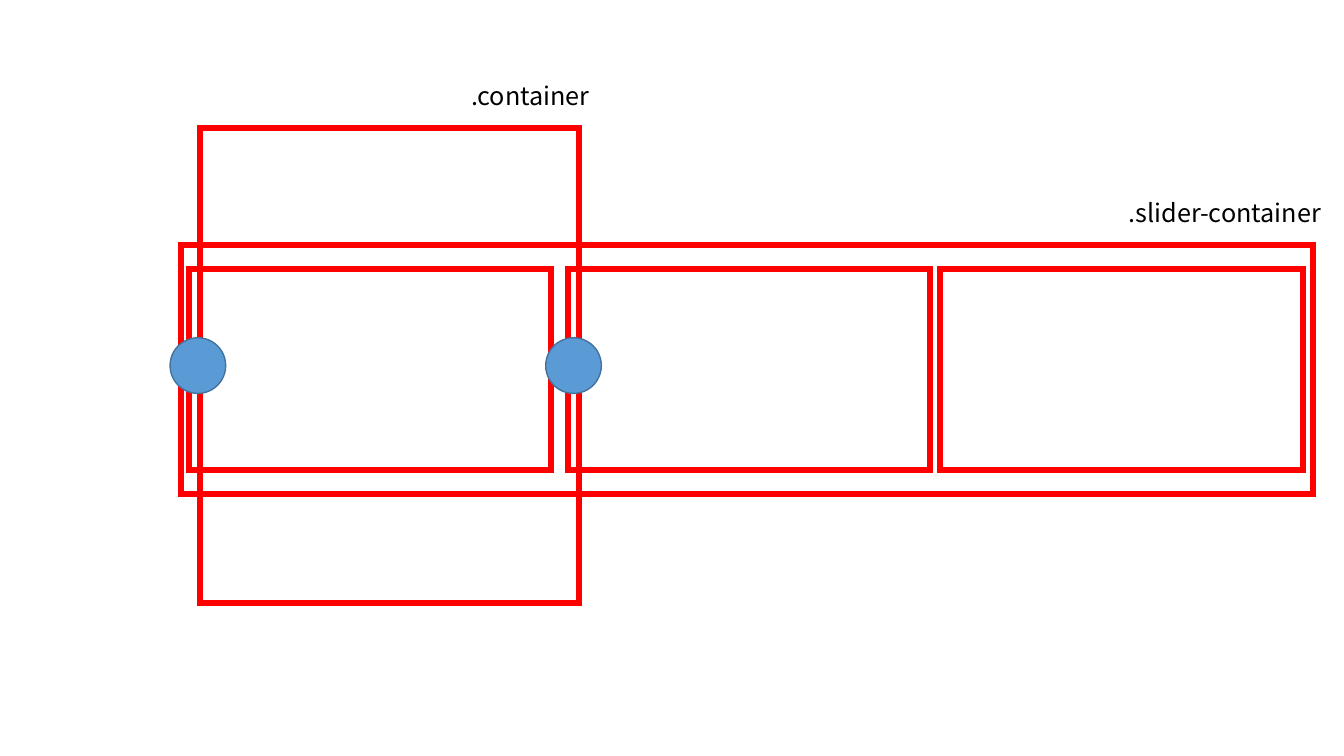
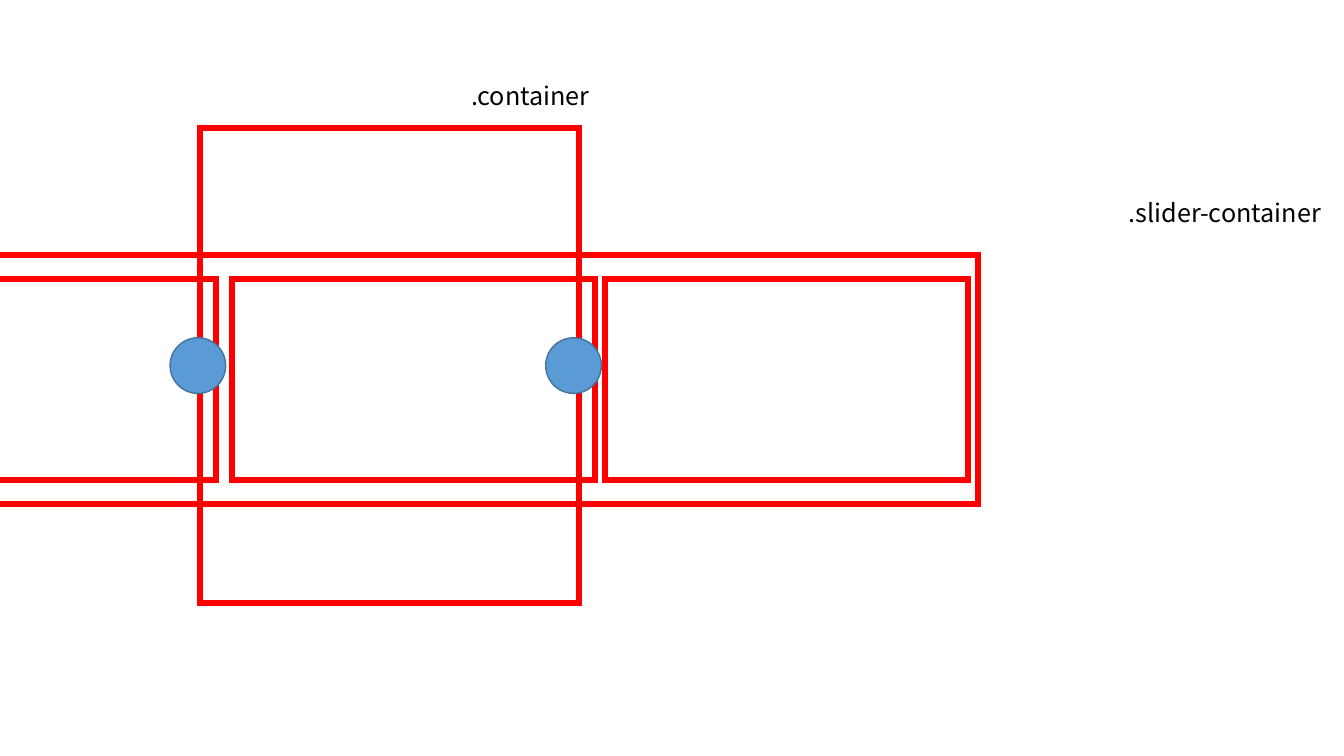
Before and after one commit to Divjason/EZEN-UIUX-240109, a slide deck: slide 1 of 240311/slide theory.pptx. Drawn at 1344x756 pixels with LibreOffice and Linux fonts; fonts in the diff are those of the drawing. Boxes give left, top, right and bottom in pixels: in the first picture for what was removed or moved away, otherwise in the second. Text is boxed around its words. In the diff, an @@ line names an element or a change of style, - is before the commit and + after.

```diff
--- a/240311/slide theory.pptx
+++ b/240311/slide theory.pptx
@@ 4 rectangles moved together from (x1=180, y1=245, x2=1314, y2=494) to (x1=0, y1=255, x2=979, y2=504) @@
```
Also in this commit, not shown: 1 slide added, 27 other files.
